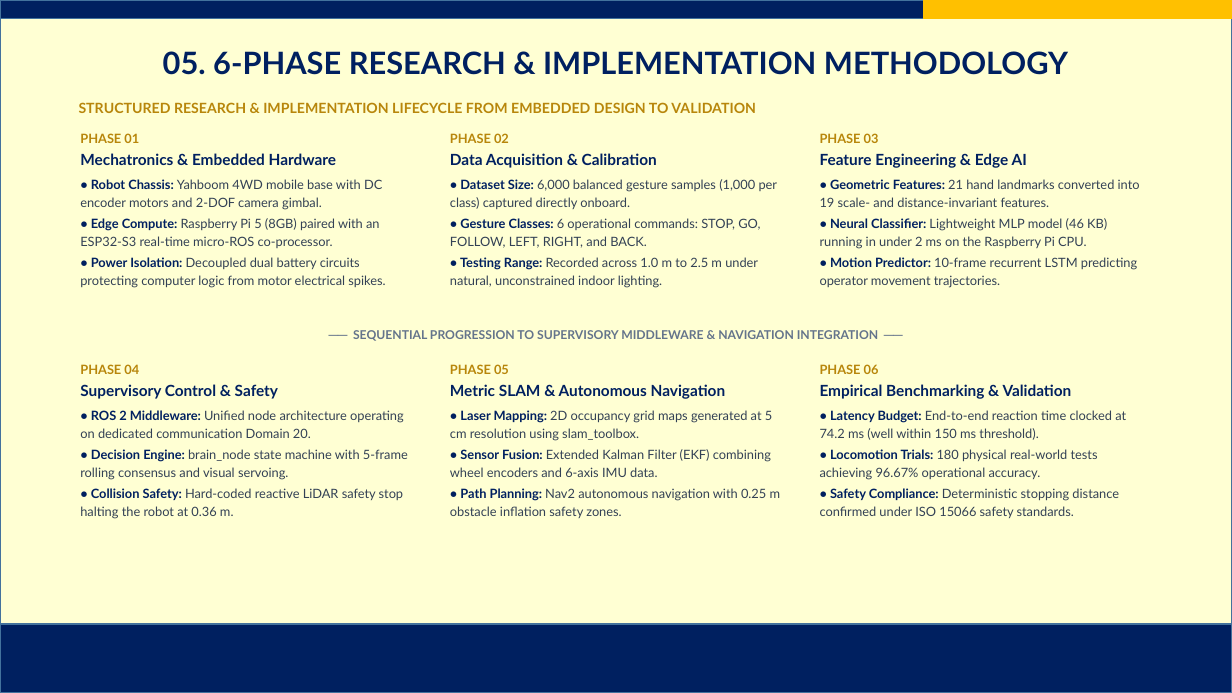
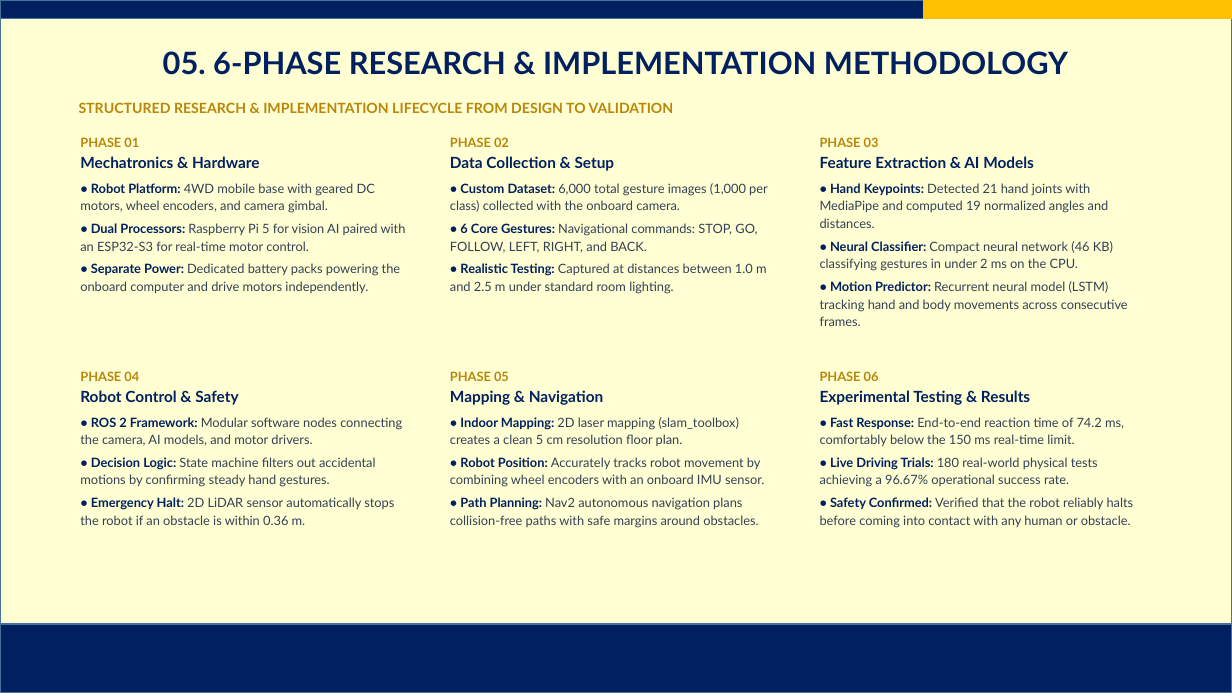
Before and after one commit to AJFACULTY/Intention-Recognition, a slide deck: slide 7 of write_up/Project Final Defense Slides_FINAL.pptx. Drawn at 1232x693 pixels with LibreOffice and Linux fonts; fonts in the diff are those of the drawing; background and template pictures are left out. Boxes give left, top, right and bottom in pixels: in the first picture for what was removed or moved away, otherwise in the second. Text is boxed around its words. In the diff, an @@ line names an element or a change of style, - is before the commit and + after.

```diff
--- a/write_up/Project Final Defense Slides_FINAL.pptx
+++ b/write_up/Project Final Defense Slides_FINAL.pptx
@@ text at <box>79,102,674,113</box>: text changed @@
-STRUCTURED RESEARCH & IMPLEMENTATION LIFECYCLE FROM EMBEDDED DESIGN TO VALIDATION
+STRUCTURED RESEARCH & IMPLEMENTATION LIFECYCLE FROM DESIGN TO VALIDATION
@@ text at <box>80,156,406,294</box>: text changed @@
-Mechatronics & Embedded Hardware
-• Robot Chassis: Yahboom 4WD mobile base with DC encoder motors and 2-DOF camera gimbal.
-• Edge Compute: Raspberry Pi 5 (8GB) paired with an ESP32-S3 real-time micro-ROS co-processor.
-• Power Isolation: Decoupled dual battery circuits protecting computer logic from motor electrical spikes.
+Mechatronics & Hardware
+• Robot Platform: 4WD mobile base with geared DC motors, wheel encoders, and camera gimbal.
+• Dual Processors: Raspberry Pi 5 for vision AI paired with an ESP32-S3 for real-time motor control.
+• Separate Power: Dedicated battery packs powering the onboard computer and drive motors independently.
@@ text at <box>450,156,768,294</box>: text changed @@
-Data Acquisition & Calibration
-• Dataset Size: 6,000 balanced gesture samples (1,000 per class) captured directly onboard.
-• Gesture Classes: 6 operational commands: STOP, GO, FOLLOW, LEFT, RIGHT, and BACK.
-• Testing Range: Recorded across 1.0 m to 2.5 m under natural, unconstrained indoor lighting.
+Data Collection & Setup
+• Custom Dataset: 6,000 total gesture images (1,000 per class) collected with the onboard camera.
+• 6 Core Gestures: Navigational commands: STOP, GO, FOLLOW, LEFT, RIGHT, and BACK.
+• Realistic Testing: Captured at distances between 1.0 m and 2.5 m under standard room lighting.
@@ text at <box>820,156,1128,326</box>: text changed @@
-Feature Engineering & Edge AI
-• Geometric Features: 21 hand landmarks converted into 19 scale- and distance-invariant features.
-• Neural Classifier: Lightweight MLP model (46 KB) running in under 2 ms on the Raspberry Pi CPU.
-• Motion Predictor: 10-frame recurrent LSTM predicting operator movement trajectories.
+Feature Extraction & AI Models
+• Hand Keypoints: Detected 21 hand joints with MediaPipe and computed 19 normalized angles and distances.
+• Neural Classifier: Compact neural network (46 KB) classifying gestures in under 2 ms on the CPU.
+• Motion Predictor: Recurrent neural model (LSTM) tracking hand and body movements across consecutive frames.
@@ text removed at <box>353,330,878,341</box> @@
-── SEQUENTIAL PROGRESSION TO SUPERVISORY MIDDLEWARE & NAVIGATION INTEGRATION ──
@@ text at <box>80,390,402,525</box>: text changed @@
-Supervisory Control & Safety
-• ROS 2 Middleware: Unified node architecture operating on dedicated communication Domain 20.
-• Decision Engine: brain_node state machine with 5-frame rolling consensus and visual servoing.
-• Collision Safety: Hard-coded reactive LiDAR safety stop halting the robot at 0.36 m.
+Robot Control & Safety
+• ROS 2 Framework: Modular software nodes connecting the camera, AI models, and motor drivers.
+• Decision Logic: State machine filters out accidental motions by confirming steady hand gestures.
+• Emergency Halt: 2D LiDAR sensor automatically stops the robot if an obstacle is within 0.36 m.
@@ text at <box>450,390,764,528</box>: text changed @@
-Metric SLAM & Autonomous Navigation
-• Laser Mapping: 2D occupancy grid maps generated at 5 cm resolution using slam_toolbox.
-• Sensor Fusion: Extended Kalman Filter (EKF) combining wheel encoders and 6-axis IMU data.
-• Path Planning: Nav2 autonomous navigation with 0.25 m obstacle inflation safety zones.
+Mapping & Navigation
+• Indoor Mapping: 2D laser mapping (slam_toolbox) creates a clean 5 cm resolution floor plan.
+• Robot Position: Accurately tracks robot movement by combining wheel encoders with an onboard IMU sensor.
+• Path Planning: Nav2 autonomous navigation plans collision-free paths with safe margins around obstacles.
@@ text at <box>820,390,1134,528</box>: text changed @@
-Empirical Benchmarking & Validation
-• Latency Budget: End-to-end reaction time clocked at 74.2 ms (well within 150 ms threshold).
-• Locomotion Trials: 180 physical real-world tests achieving 96.67% operational accuracy.
-• Safety Compliance: Deterministic stopping distance confirmed under ISO 15066 safety standards.
+Experimental Testing & Results
+• Fast Response: End-to-end reaction time of 74.2 ms, comfortably below the 150 ms real-time limit.
+• Live Driving Trials: 180 real-world physical tests achieving a 96.67% operational success rate.
+• Safety Confirmed: Verified that the robot reliably halts before coming into contact with any human or obstacle.
```
Also in this commit, not shown: 3 other files.
